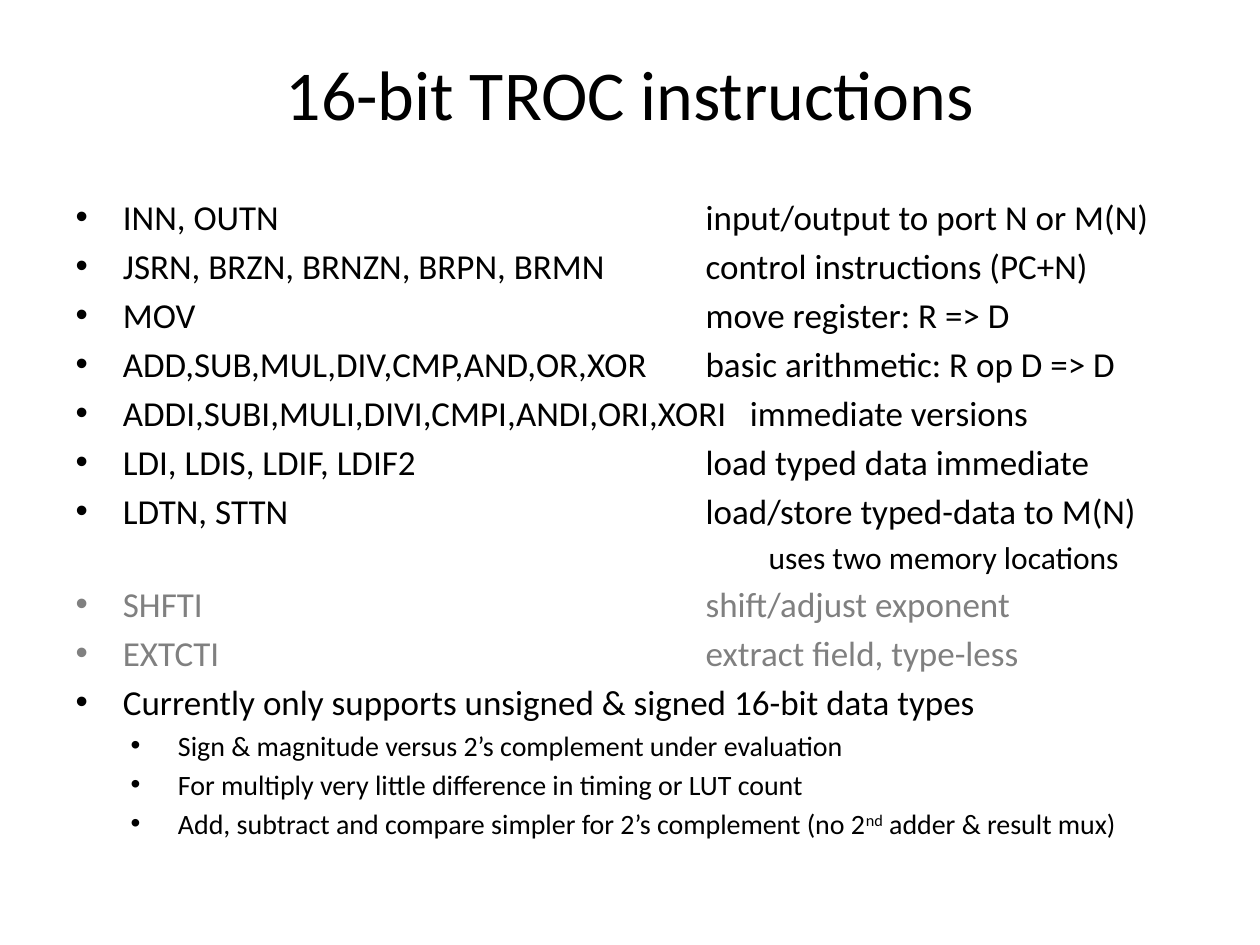
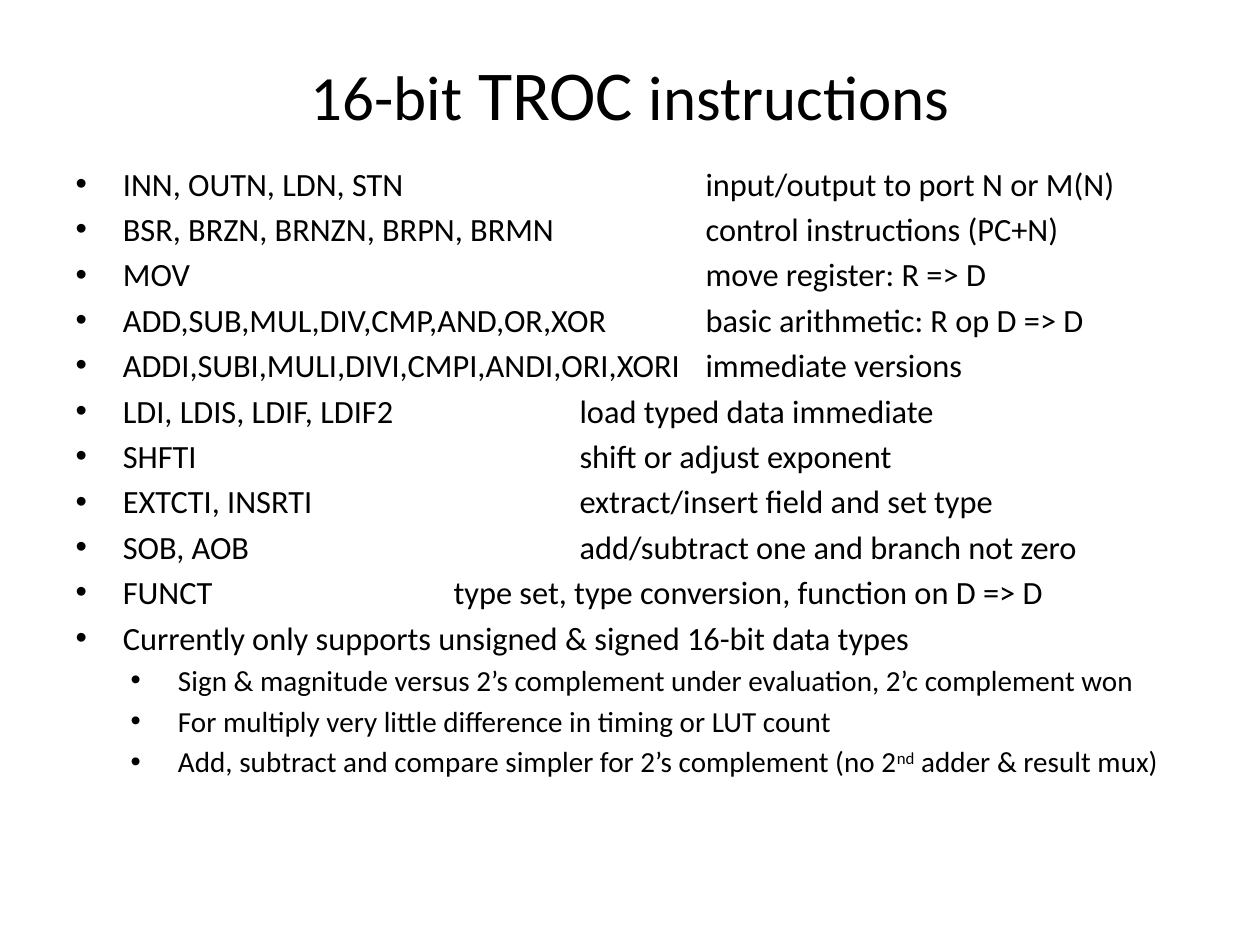
Before and after one commit to jimbrake/TROC16_16, a slide deck: slide 9 of DIY_soft-core_uP.pptx. Drawn at 1260x945 pixels with LibreOffice and Linux fonts; fonts in the diff are those of the drawing. Boxes give left, top, right and bottom in pixels: in the first picture for what was removed or moved away, otherwise in the second. Text is boxed around its words. In the diff, an @@ line names an element or a change of style, - is before the commit and + after.

```diff
--- a/DIY_soft-core_uP.pptx
+++ b/DIY_soft-core_uP.pptx
@@ title "16-bit TROC instructions" at [311, 74, 949, 121]: size 40 to 36 pt in "16-bit instructions" @@
@@ text "INN, OUTN, LDN, STN input/output ...": place and size @@
-text "INN, OUTN, LDN, STN input/output ..." at [123, 204, 1148, 839]
+text "INN, OUTN, LDN, STN input/output ..." at [123, 172, 1157, 777]
@@ text at [123, 172, 1114, 246]: text changed; size 20 to 18.5 pt @@
-• INN, OUTN input/output to port N or M(N)
-• JSRN, BRZN, BRNZN, BRPN, BRMN control instructions (PC+N)
+• INN, OUTN, LDN, STN input/output to port N or M(N)
+• BSR, BRZN, BRNZN, BRPN, BRMN control instructions (PC+N)
@@ text at [123, 263, 1157, 777]: size 20 to 18.5 pt in "MOV move register: R => D", "ADD,SUB,MUL,DIV,CMP,AND,OR,XOR basic arithmetic: R op D => ...", "ADDI,SUBI,MULI,DIVI,CMPI,ANDI,ORI,XORI immediate versions", "LDI, LDIS, LDIF, LDIF2 load typed data ..." and 1 more places; size 16 to 16.6 pt in "For multiply very little difference in timing ...", "Add, subtract and compare simpler for 2’s ..." @@
@@ text at [123, 445, 1077, 610]: text changed; size 20 to 18.5 pt @@
-• LDTN, STTN load/store typed-data to M(N)
-  uses two memory locations
-• SHFTI shift/adjust exponent
-• EXTCTI extract field, type-less
+• SHFTI shift or adjust exponent
+• EXTCTI, INSRTI extract/insert field and set type
+• SOB, AOB add/subtract one and branch not zero
+  • FUNCT type set, type conversion, function on D => D
@@ text at [178, 670, 1132, 696]: text changed; size 16 to 16.6 pt @@
-    • Sign & magnitude versus 2’s complement under evaluation
+    • Sign & magnitude versus 2’s complement under evaluation, 2’c complement won
```
Also in this commit, not shown: 34 other slides changed, 5 slides added, 5 other files.
